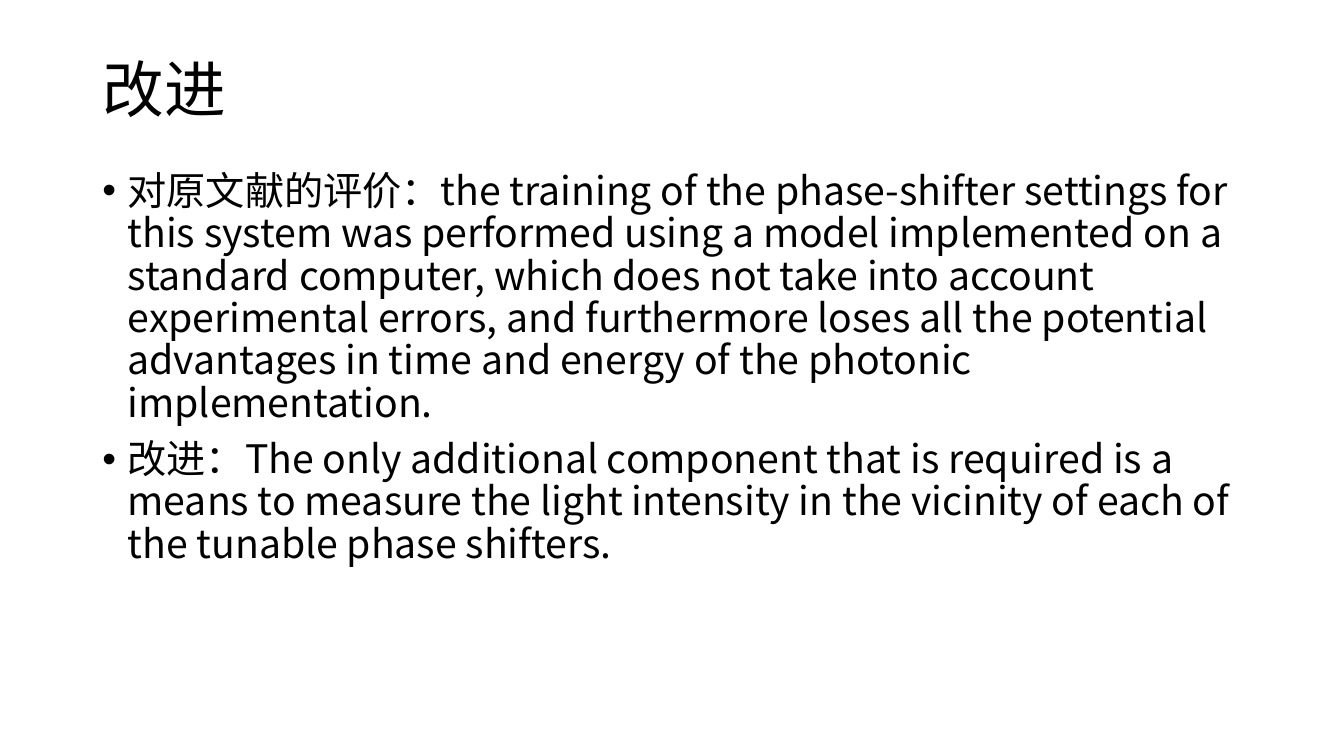
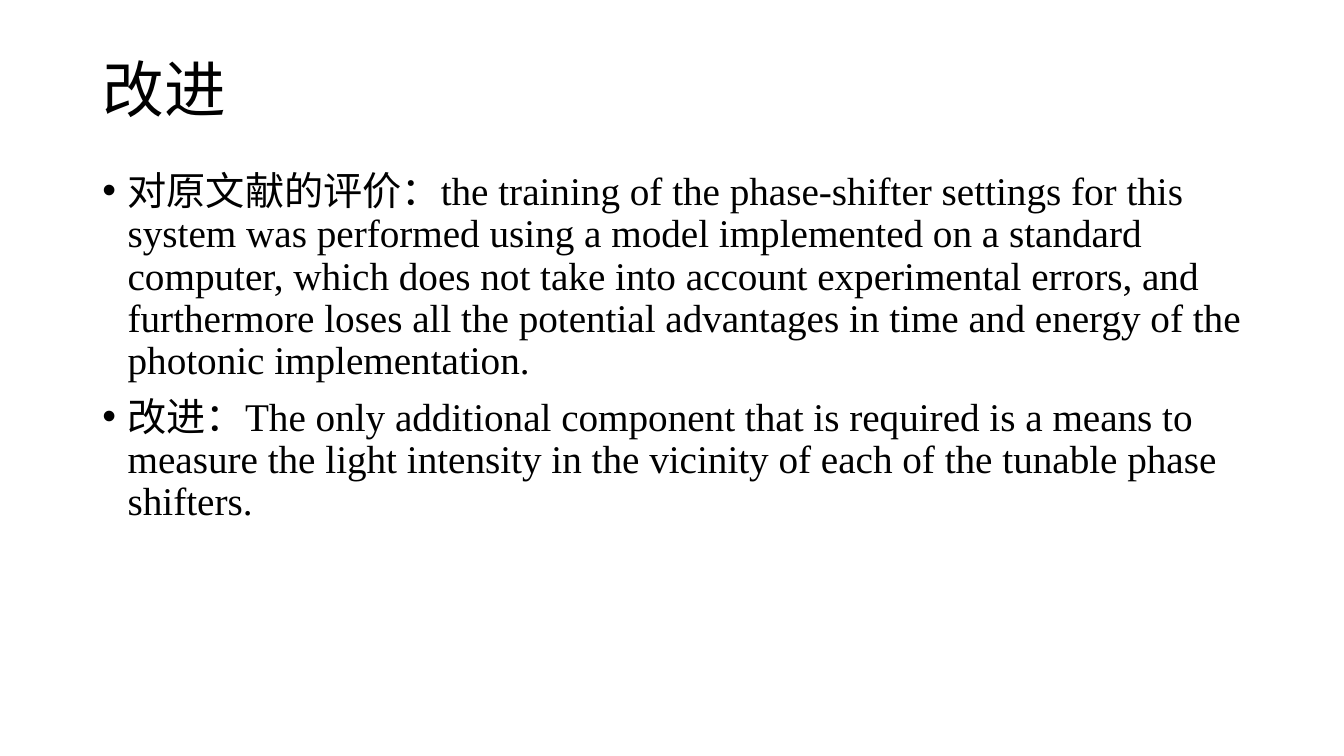
Before and after one commit to lucaschang95/DiscussionWithLin, a slide deck: slide 4 of 20190907 - Deep Learning 调研.pptx (slide 3 before the commit). Drawn at 1344x756 pixels with LibreOffice and Linux fonts; fonts in the diff are those of the drawing. Boxes give left, top, right and bottom in pixels: in the first picture for what was removed or moved away, otherwise in the second. Text is boxed around its words. In the diff, an @@ line names an element or a change of style, - is before the commit and + after.

```diff
--- a/20190907 - Deep Learning 调研.pptx
+++ b/20190907 - Deep Learning 调研.pptx
@@ text "对原文献的评价：the training of the phase-shifter ..." at [128, 172, 1241, 516]: font Noto Sans CJK SC to Times New Roman @@
```
Also in this commit, not shown: 2 other slides changed, 2 slides added, 1 other file.
